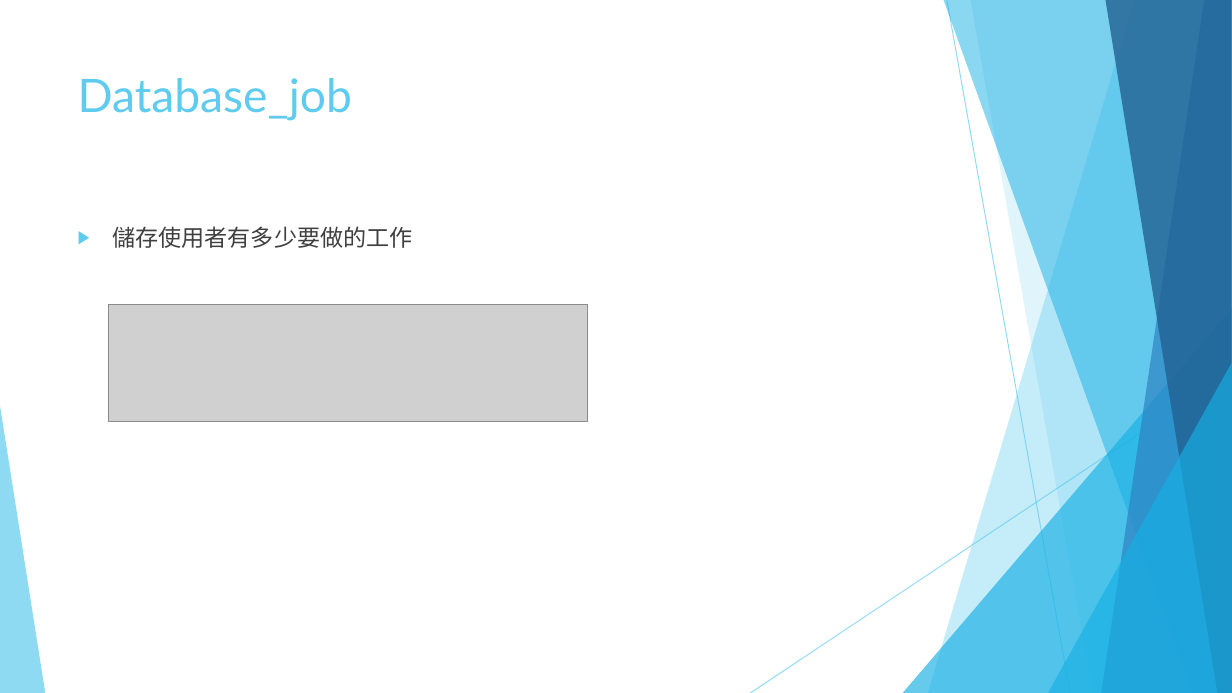
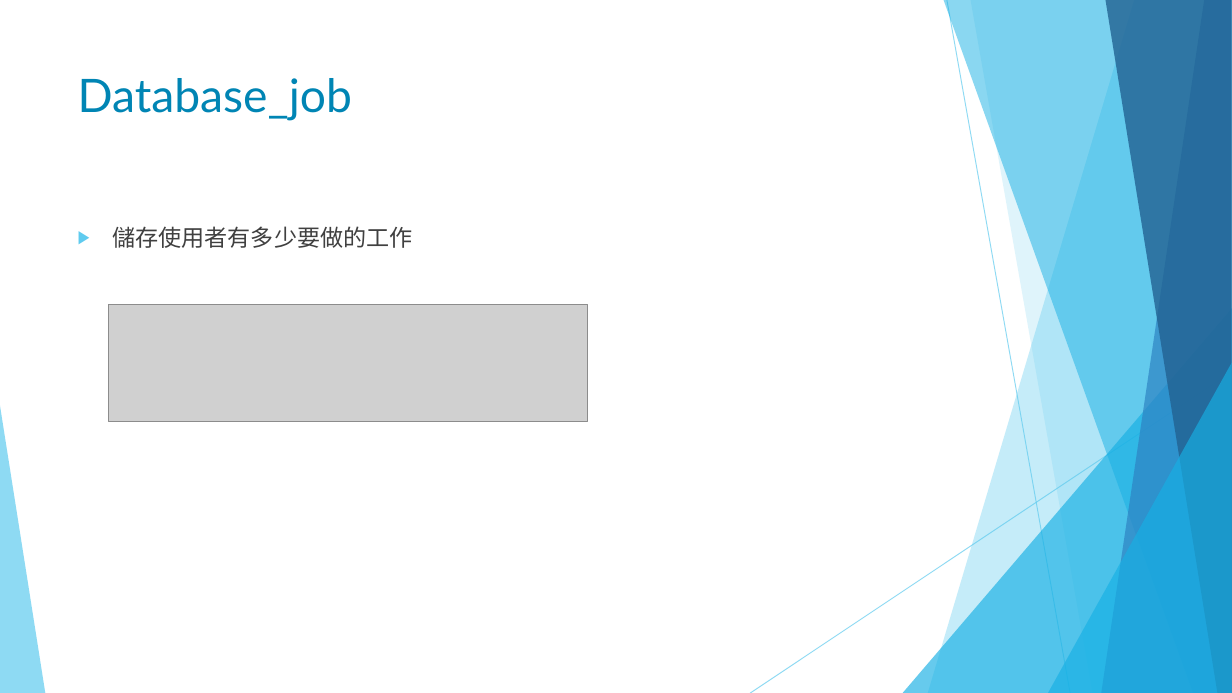
Before and after one commit to longlegunclerunforyou/llurfy, a slide deck: slide 5 of 簡報/後端.pptm. Drawn at 1232x693 pixels with LibreOffice and Linux fonts; fonts in the diff are those of the drawing; grey boxes stand for pictures. Boxes give left, top, right and bottom in pixels: in the first picture for what was removed or moved away, otherwise in the second. Text is boxed around its words. In the diff, an @@ line names an element or a change of style, - is before the commit and + after.

```diff
--- a/簡報/後端.pptm
+++ b/簡報/後端.pptm
@@ title "Database_job" at (x1=78, y1=78, x2=352, y2=121): text colour #5FCBEF to #0085B4 @@
```
Also in this commit, not shown: 7 other slides changed, 1 other file.
